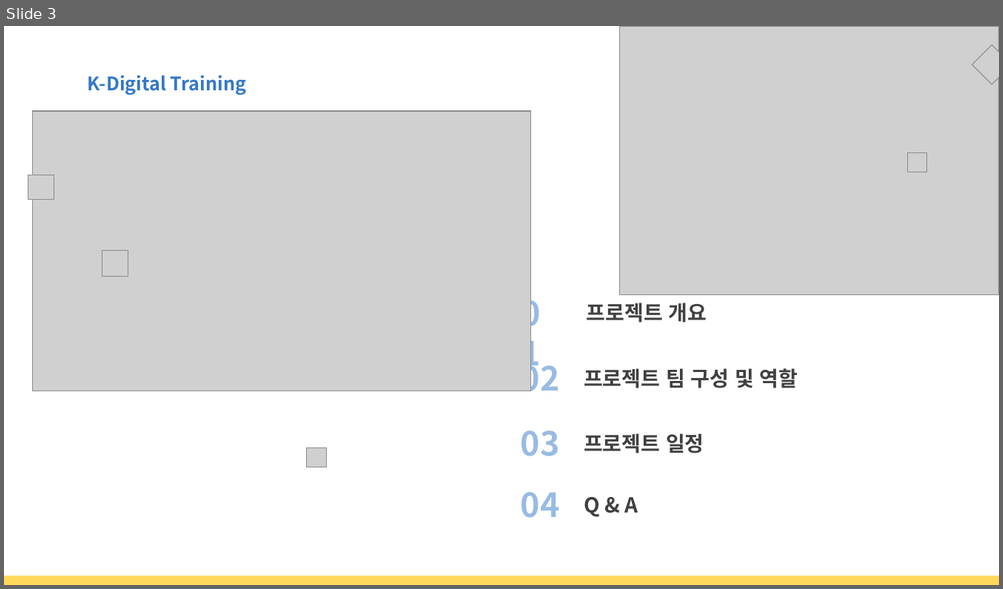
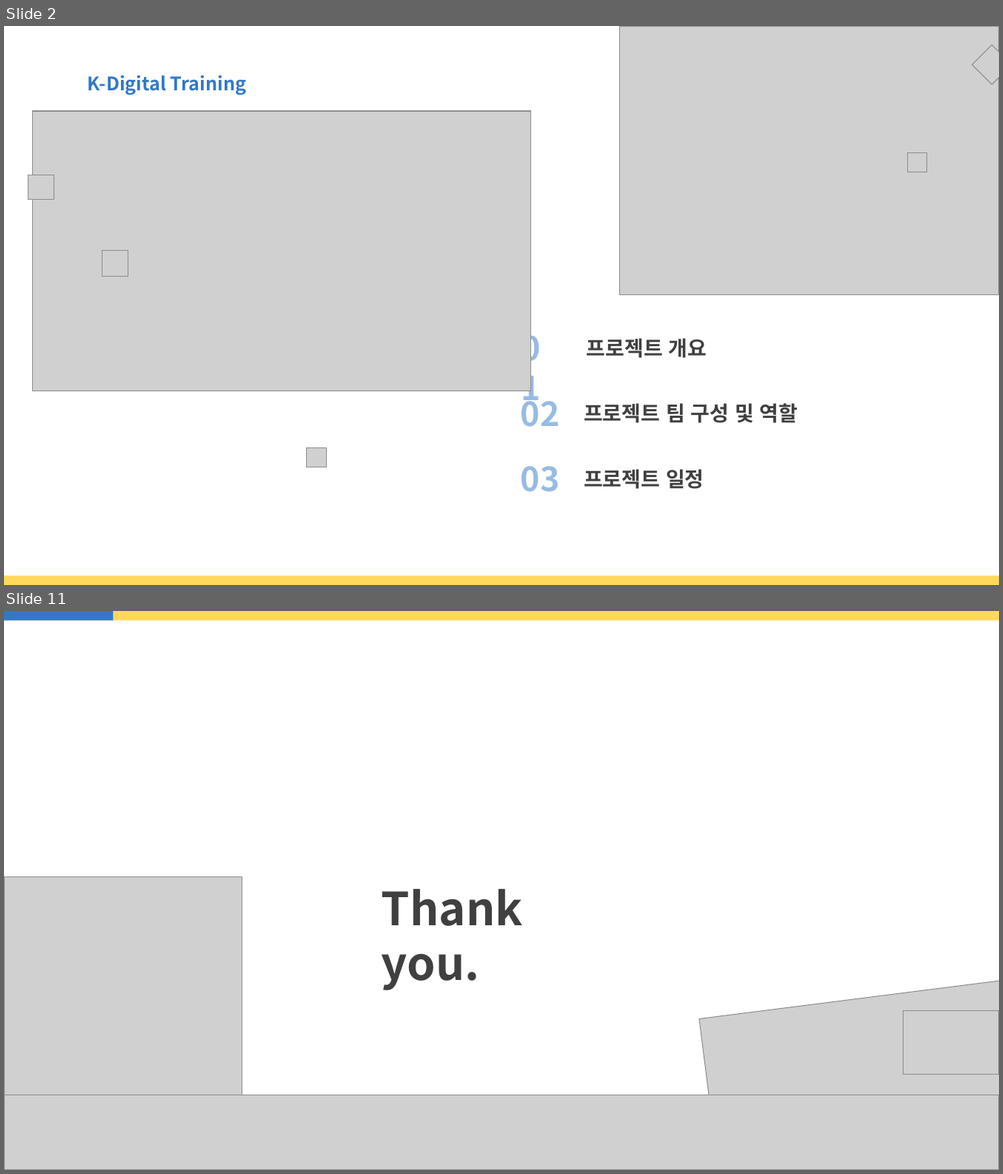
Before and after one commit to seojin0806/html_teamproject, a slide deck: 문서/제안서발표자료(수정중).pptx. Shown one above the other, each under a label of ours: slide 3 before the commit, slides 2 and 11 after it; the slides between them are not shown. The pictures are 1003x589 and 1003x1174 pixels, drawn with LibreOffice and Linux fonts; fonts in the diff are those of the drawing; grey boxes stand for pictures; background and template pictures are left out. Boxes give left, top, right and bottom in pixels: in the first picture for what was removed or moved away, otherwise in the second. Text is boxed around its words. In the diff, an @@ line names an element or a change of style, - is before the commit and + after.

```diff
--- a/문서/제안서발표자료(수정중).pptx
+++ b/문서/제안서발표자료(수정중).pptx
@@ slide 11 added at (x1=4, y1=611, x2=999, y2=1170), background picture (left out) @@
@@ rectangle added at (x1=4, y1=611, x2=999, y2=620), fill #FFD85C @@
@@ rectangle added at (x1=4, y1=611, x2=113, y2=620), fill #3378C8 @@
@@ picture added at (x1=4, y1=877, x2=242, y2=1110) @@
@@ text added at (x1=381, y1=889, x2=523, y2=991), 44 pt, text #404040, bold @@
+Thank you.
@@ picture added at (x1=700, y1=981, x2=999, y2=1170) @@
@@ picture added at (x1=4, y1=1030, x2=122, y2=1169) @@
@@ picture added at (x1=903, y1=1011, x2=999, y2=1074) @@
@@ picture added at (x1=4, y1=1095, x2=999, y2=1170) @@
@@ what was slide 3 is now slide 2 @@
@@ slide 2 changed as well @@
@@ 4 texts moved together from (x1=514, y1=289, x2=798, y2=392) to (x1=514, y1=324, x2=798, y2=427) @@
@@ text "03" moved from (x1=521, y1=431, x2=560, y2=457) to (x1=521, y1=466, x2=560, y2=492) @@
@@ text "프로젝트 일정" moved from (x1=583, y1=434, x2=704, y2=454) to (x1=583, y1=469, x2=704, y2=489) @@
@@ text removed at (x1=521, y1=492, x2=560, y2=518) @@
-04
@@ text removed at (x1=583, y1=497, x2=637, y2=517) @@
-Q & A
```
Also in this commit, not shown: 4 other slides changed, 5 other slides added, 8 slides removed.
